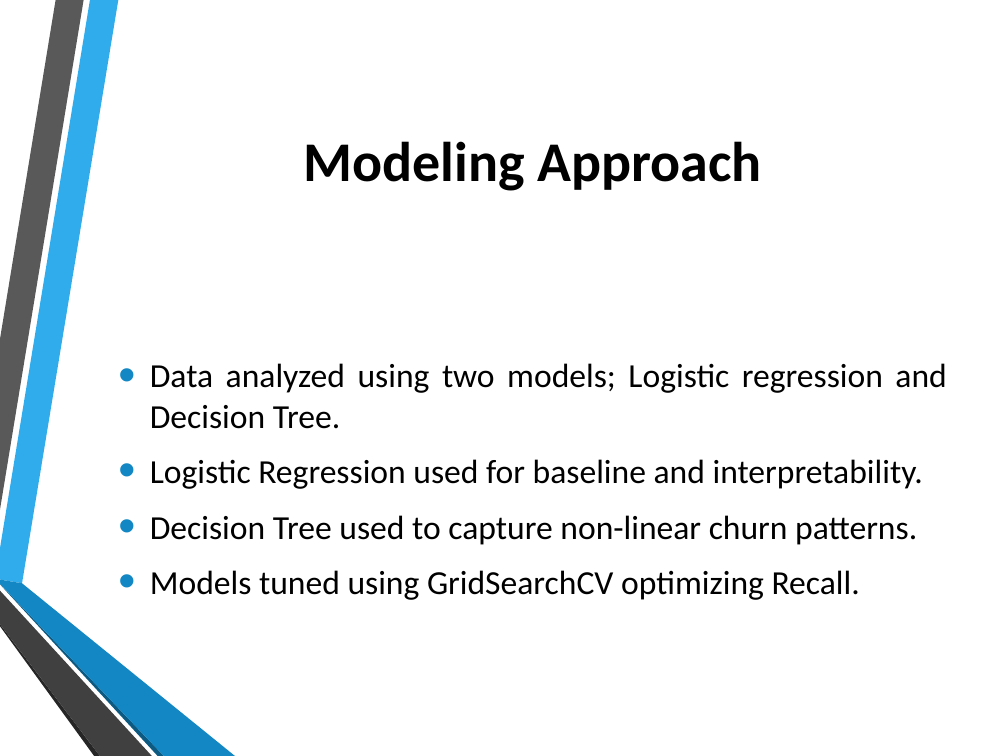
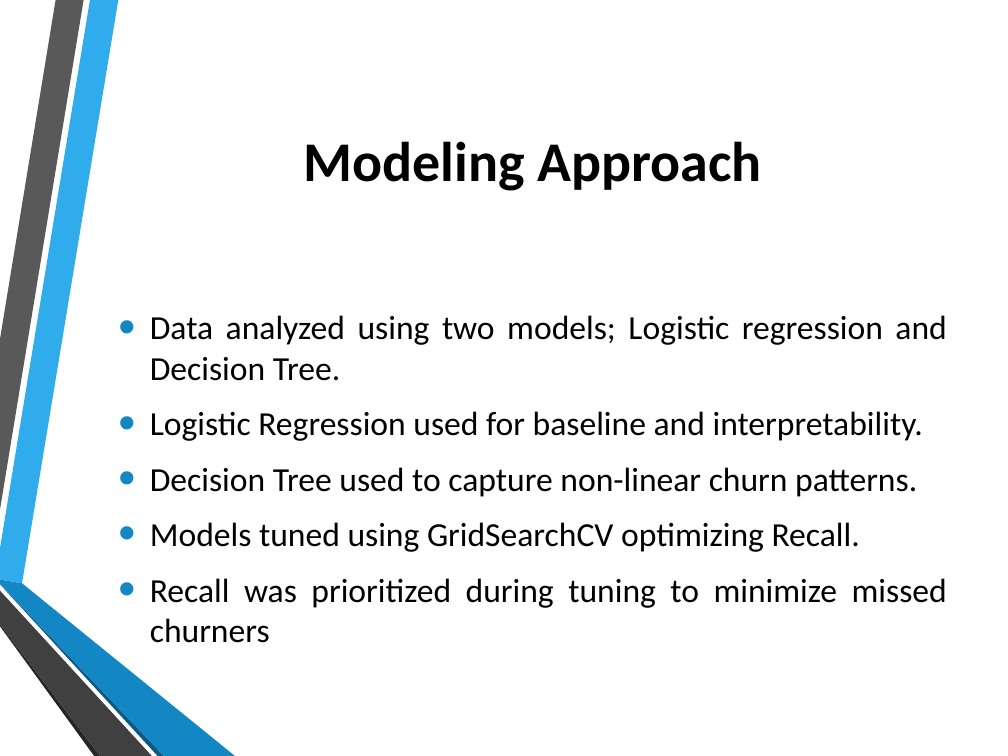
Before and after one commit to klydia22/Phase_3_Project-Telco_Customer_Churn_Prediction, a slide deck: slide 7 of reports/Telco_Customer_Churn_Presentation.pptx. Drawn at 1008x756 pixels with LibreOffice and Linux fonts; fonts in the diff are those of the drawing; background and template pictures are left out. Boxes give left, top, right and bottom in pixels: in the first picture for what was removed or moved away, otherwise in the second. Text is boxed around its words. In the diff, an @@ line names an element or a change of style, - is before the commit and + after.

```diff
--- a/reports/Telco_Customer_Churn_Presentation.pptx
+++ b/reports/Telco_Customer_Churn_Presentation.pptx
@@ text at (x1=150, y1=578, x2=947, y2=643): paragraph added @@
+• Recall was prioritized during tuning to minimize missed churners
```
Also in this commit, not shown: 5 other slides changed, 1 slide added, 4 other files.
